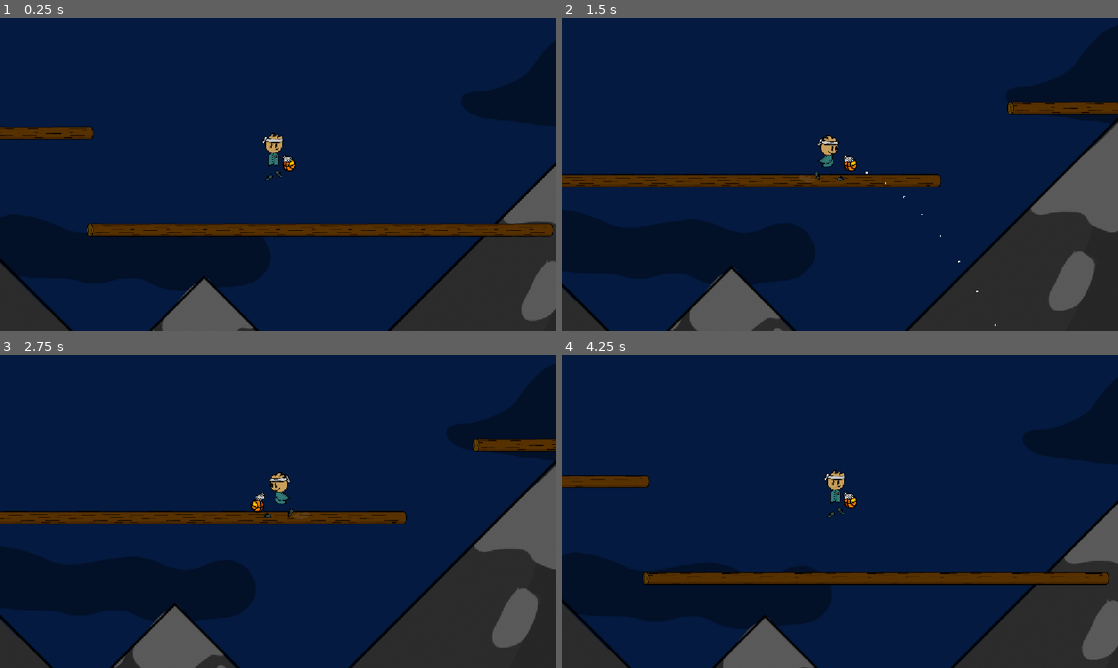
Above: before the commit, frames 1-4 (two rows, left to right).
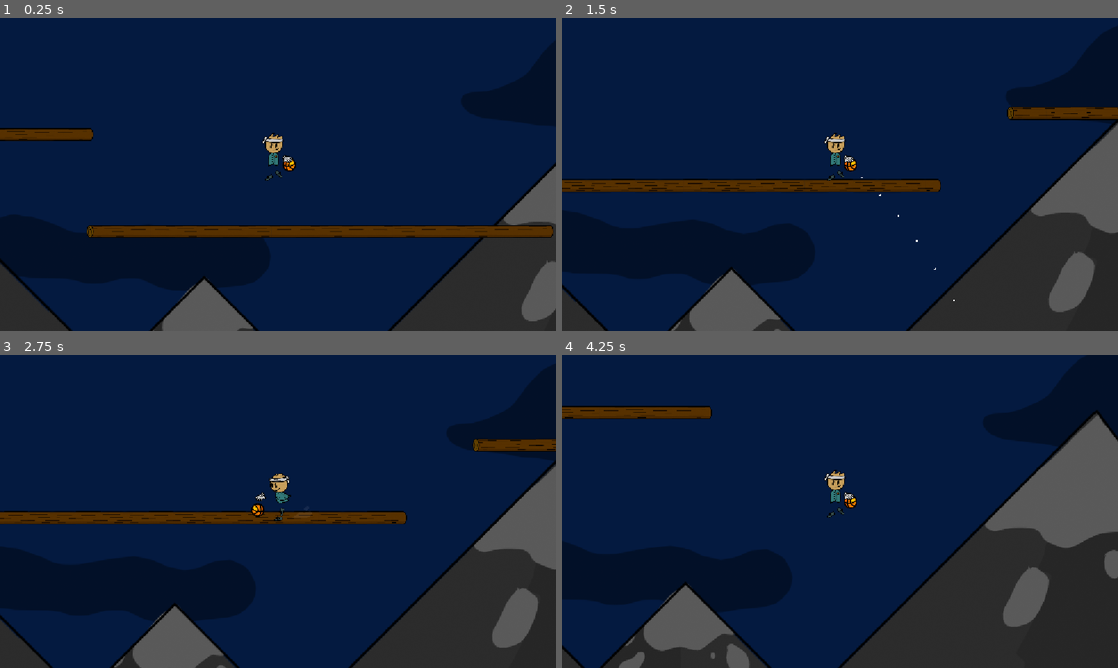
Above: after the commit, the same moments.

Repository: The-Domm/Balls-of-death
Game: Godot game, scene res://game.tscn
Same seed, same stepped clock (60 frames per second), same inputs: the game is played once before the commit and once after it.
Inputs (mouse positions are in pixels of both pictures, inside the frame that each line leads up to):
- Up to frame 1 (0.25 s): no input
- Up to frame 2 (1.5 s): move the mouse to (962, 158) at 0.52 s; hold D (move_right) from 0.53 s (still down); click (962, 158) at 0.67 s; tap Space (jump) at 0.77 s; move the mouse to (728, 190) at 1.27 s; click (728, 190) at 1.42 s
- Up to frame 3 (2.75 s): tap Space (jump) at 1.52 s; move the mouse to (333, 442) at 2.02 s; release D (move_right) at 2.03 s; hold A (move_left) from 2.03 s (still down); click (333, 442) at 2.17 s
- Up to frame 4 (4.25 s): move the mouse to (812, 574) at 2.77 s; release A (move_left) at 2.78 s; hold D (move_right) from 2.78 s (still down); click (812, 574) at 2.92 s; tap Space (jump) at 3.02, 3.77 s; move the mouse to (1006, 558) at 3.52 s; click (1006, 558) at 3.67 s

The runs differ from the first frame. In frame 1, 1.8% of the frame differs, in the area x 0-100%, y 34-100%; in frame 2, 4.7%; in frame 3, 0.3%; in frame 4, 27%, in the area x 0-100%, y 16-100%.

Commit message:
minor fixes

Diff:
--- /dev/null
+++ b/ball_bearer.gd
@@ -0,0 +1,7 @@
+class_name BallBearer
+extends CharacterBody2D
+
+var ball_var :=BallValues.new(2000,self,1,1.1,null)
+
+func throw():
+	pass
--- /dev/null
+++ b/ball_variables.gd
@@ -0,0 +1,15 @@
+class_name BallValues
+extends RefCounted
+
+var max_force: int
+var ball_owner: Node2D
+var max_bounce: int
+var bounciness: float
+var ball_sprite: Texture2D
+
+func _init(max_force: int = 2000,ball_owner: Node2D = null,max_bounce: int = 1,bounciness: float = 1.1, ball_sprite: Texture2D = null) -> void:
+	self.max_force = max_force
+	self.ball_owner = ball_owner
+	self.max_bounce = max_bounce
+	self.bounciness = bounciness
+	self.ball_sprite= ball_sprite
--- a/basketball.gd
+++ b/basketball.gd
@@ -1,18 +1,16 @@
 class_name BasketBall
 extends CharacterBody2D
 
-@export var BOUNCINESS:float =1.1
-const THROWABLE:int=2000
+
 var bounce_var:int=0
-@export var ball_owner: Node2D = null
-@export var bounce_count:int = 1
+var ball_var :BallValues
 func _ready() -> void:
-	assert(ball_owner != null, "Error: 'target' must be assigned before add_child()!")
+	assert(ball_var.ball_owner != null, "Error: 'target' must be assigned before add_child()!")
 	pass
 var prevpos : Vector2=Vector2.ZERO
 
 @onready var basketball_sprite: Sprite2D = $basketball_sprite
-var fireballtexture: Texture2D = preload("res://assets/sprites/fireball.png")
+
 
 func _physics_process(delta: float) -> void:
 	prevpos=position
@@ -24,23 +22,27 @@
 		var obj = collision.get_collider()
 		if "health" in obj:
 			obj.health-=1
-			ball_owner.thrown = false
+			ball_var.ball_owner.thrown = false
 			queue_free()
-		velocity=(velocity*BOUNCINESS).bounce(collision.get_normal())
+		velocity=(velocity*ball_var.bounciness).bounce(collision.get_normal())
 		bounce_var+=1
 	rotation+=PI/1000*velocity.length()
-	if (bounce_var> bounce_count || position.y > 300):
-		if(ball_owner != null):
-			ball_owner.thrown = false
+	if (bounce_var> ball_var.max_bounce || position.y > 300):
+		if(ball_var.ball_owner != null):
+			ball_var.ball_owner.thrown = false
 		free()
 
 
 
 func _throw(strenght: float, angle:float,offset:Vector2=Vector2.ZERO)->void:
-	position=ball_owner.position+offset
-	velocity=(Vector2(THROWABLE,0)*strenght).rotated(angle)+ball_owner.velocity
-	if ball_owner is Enemy:
-		basketball_sprite.texture = fireballtexture
+	position=ball_var.ball_owner.position+offset
+	velocity=(Vector2(ball_var.max_force,0)*strenght).rotated(angle)+ball_var.ball_owner.velocity
+	if ball_var.ball_owner is Enemy:
 		print(collision_mask)
-	collision_mask = ~ball_owner.collision_layer
-	collision_layer = ~ ball_owner.collision_mask
+	collision_mask = ~ball_var.ball_owner.collision_layer
+	collision_layer = ~ ball_var.ball_owner.collision_mask
+
+func setup(ball_var:BallValues):
+	self.ball_var=ball_var
+	if ball_var.ball_sprite != null:
+		$basketball_sprite.texture = ball_var.ball_sprite
--- a/enemy.gd
+++ b/enemy.gd
@@ -1,4 +1,4 @@
-extends CharacterBody2D
+extends BallBearer
 class_name Enemy
 
 const SPEED = 100
@@ -8,7 +8,7 @@
 @export var boundary_height := 300.0
 
 var thrown: bool = false
-
+var fireballtexture: Texture2D = preload("res://assets/sprites/fireball.png")
 const my_balls:PackedScene = preload("res://basketball.tscn")
 
 var boundary_center: Vector2
@@ -23,6 +23,7 @@
 @onready var animated_sprite_2d: AnimatedSprite2D = $AnimatedSprite2D
 
 func _ready() -> void:
+	ball_var.ball_sprite=fireballtexture
 	boundary_center = global_position
 	if(health==3):
 		$AnimatedSprite2D.scale*=3
@@ -75,7 +76,7 @@
 		var posDif = get_parent().get_node("player").position - position
 		if (posDif).length() < 1000:
 			var ball = my_balls.instantiate()
-			ball.ball_owner=self
+			ball.setup(ball_var)
 			get_tree().current_scene.add_child(ball)
 			ball._throw(randf_range(0.1, 0.5), posDif.angle())
 			thrown = true
--- a/player.gd
+++ b/player.gd
@@ -1,33 +1,38 @@
-extends CharacterBody2D
+extends BallBearer
 const SPRITE_HEIGHT = 294
 const SPEED = 1000
 const JUMP_VELOCITY = -1680.0
+
+
+
+@onready var jatekos: AnimatedSprite2D = $Jatekos
+
 @export var jump_height_ratio: float = 2.0
-@export var time_to_apex: float = 0.7
+@export var time_to_apex: float = 0.75
 @export var fall_multiplier: float = 2.2
 @export var jump_cut_multiplier: float = 0.5
 
-@onready var jatekos: AnimatedSprite2D = $Jatekos
+
 
 @onready var player_height: float = SPRITE_HEIGHT * abs(jatekos.scale.y)
 @onready var jump_height: float = player_height * jump_height_ratio
 @onready var gravity_f: float = (2.0 * jump_height) / (time_to_apex * time_to_apex)
 @onready var jump_velocity: float = -(2.0 * jump_height) / time_to_apex
+
+
 var pressed = false
 const basket_balls:PackedScene = preload("res://basketball.tscn")
+var basketball_texture: Texture2D = preload("res://assets/sprites/basketBall.png")
 @export var health:int=1
-
 @onready var kez: AnimatedSprite2D = $Kez
 @onready var kezhitbox: CollisionShape2D = $Kezhitbox
 @onready var feny: PointLight2D = $Feny
-var throw_force:int
 var startPos = 0
 var thrown: bool = false
 var dimming=0
 var no_boss:bool = true
 func _ready() -> void:
-
-	throw_force= BasketBall.THROWABLE
+	ball_var.ball_sprite=basketball_texture
 	#bossEvent()
 	position=Vector2.ZERO
 	ProjectSettings.set_setting("physics/2d/default_gravity", gravity_f)
@@ -54,7 +59,7 @@
 			delete_particles()
 			var force = calcForce()
 			var ball = basket_balls.instantiate()
-			ball.ball_owner=self
+			ball.setup(ball_var)
 			get_tree().current_scene.add_child(ball)
 			thrown = true
 			ball._throw(force.force, force.angle,Vector2(dir*36, -50))
@@ -114,7 +119,7 @@
 	delete_particles()
 
 	var nextPos = pos
-	var vel : Vector2=Vector2(throw_force*force, 0).rotated(angle)+velocity
+	var vel : Vector2=Vector2(ball_var.max_force*force, 0).rotated(angle)+velocity
 	for i in range(1,10):
 		var particles = PARTICLE.instantiate()
 		nextPos.y=pos.y+vel.y*i*0.1+0.5*get_gravity().y*i*i*0.01
Not shown, added: ball_bearer.gd.uid
Not shown, added: ball_variables.gd.uid
